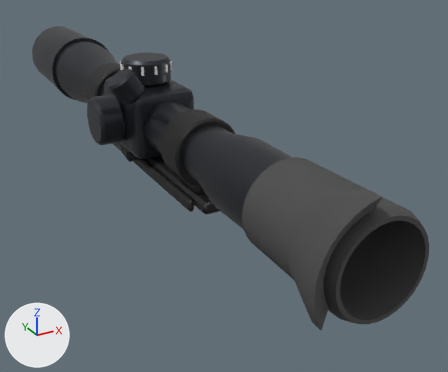
Two versions of the glTF model assets/models/items/pso_scope.glb, one commit apart.
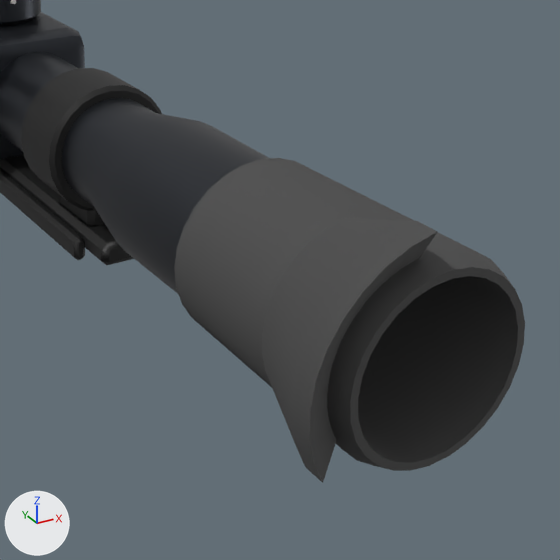
Old and new are each drawn whole from a 50 mm lens placed at (-0.118, -0.288, 0.097), pointed at (0.026, -0.027, -0.034) and again close up on the part from 33% to 100% of the width and 20% to 100% of the height. Arrows for +X, +Y and +Z are at lower left; the lights stay in place. The older version's two pictures come first. Vertices at exactly the same position are counted once.

The first close-up shows 'body', 'drum'.
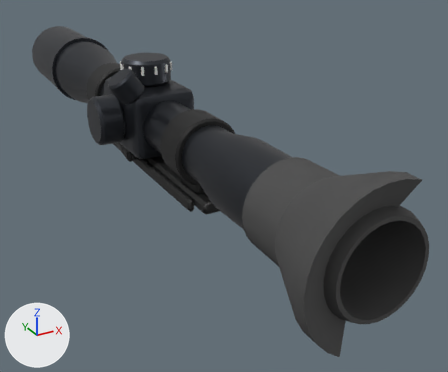
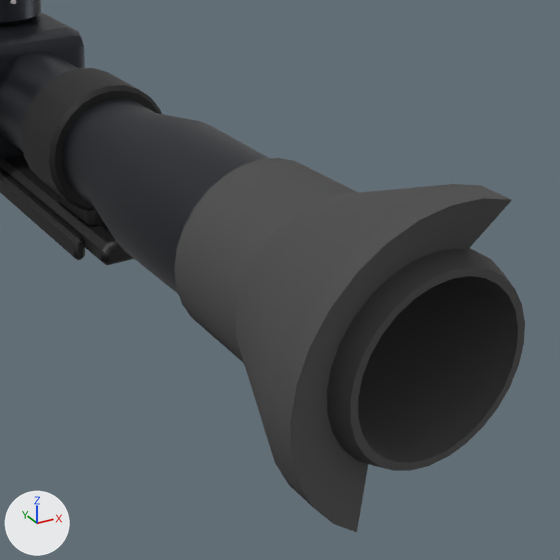
Commit message: Scopes: the PU on a round saddle, the PSO-1's brow shield wide over the eyecup

Where the change shows, as pixel boxes [x1, y1, x2, y2] in the close-ups (560 x 560 px; the box of a moved part takes in the faces that stretch with it):
'body', reshaped: before [0, 12, 525, 483]; after [0, 12, 525, 532]
part 1 of me_body, moved or reshaped: before [262, 217, 437, 483]; after [236, 184, 512, 532]

Edits to the bpy script that builds the scene:
```text
Change me_body:
    used by ob_body; location = (0.0, 0.0, 0.0)
    remove me_body.from_pydata(...)  # 1398 vertices, 2736 faces; spans x -0.03..0.022, y -0.172..0.188, z -0.026..0.03
    add me_body.from_pydata(...)  # 1414 vertices, 2768 faces; spans x -0.03..0.022, y -0.172..0.188, z -0.026..0.03
    me_body part 1
    43 vertices are removed from x -0.026..-0.003, y -0.172..-0.15, z -0.013..0.026
    80 faces are deleted
    29 vertices are added at x -0.029..0.01, y -0.172..-0.168, z -0.026..0.029
    15 new vertices lie (0.0, 0.006, 0.0) away from vertices in x -0.029..0.01, y -0.172, z -0.026..0.029
    15 new vertices lie (0.0, 0.026, 0.0) away from vertices in x -0.019..0.007, y -0.168, z -0.017..0.019
    112 new faces join them, mat_rubber (dark grey #4b4b4b)
```
